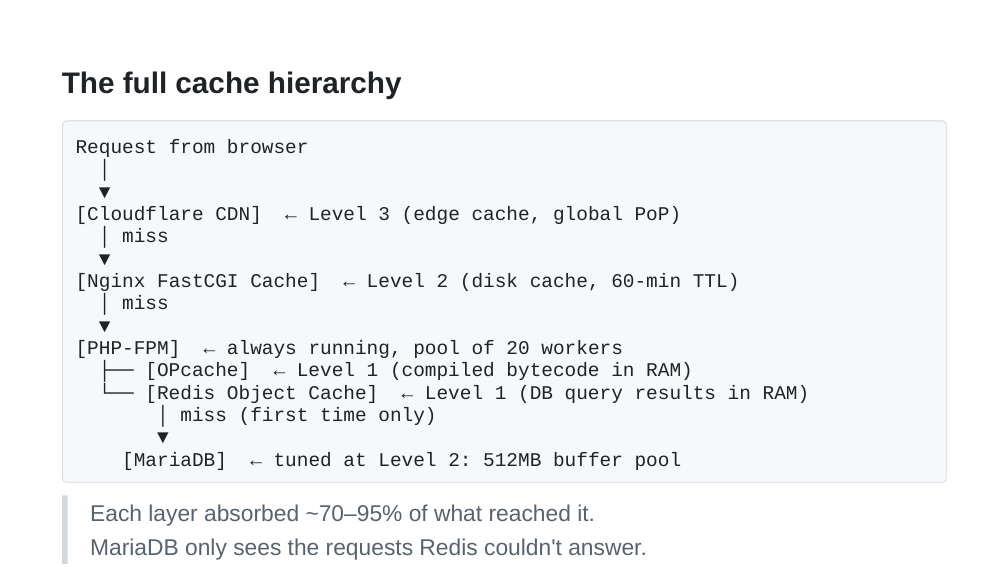
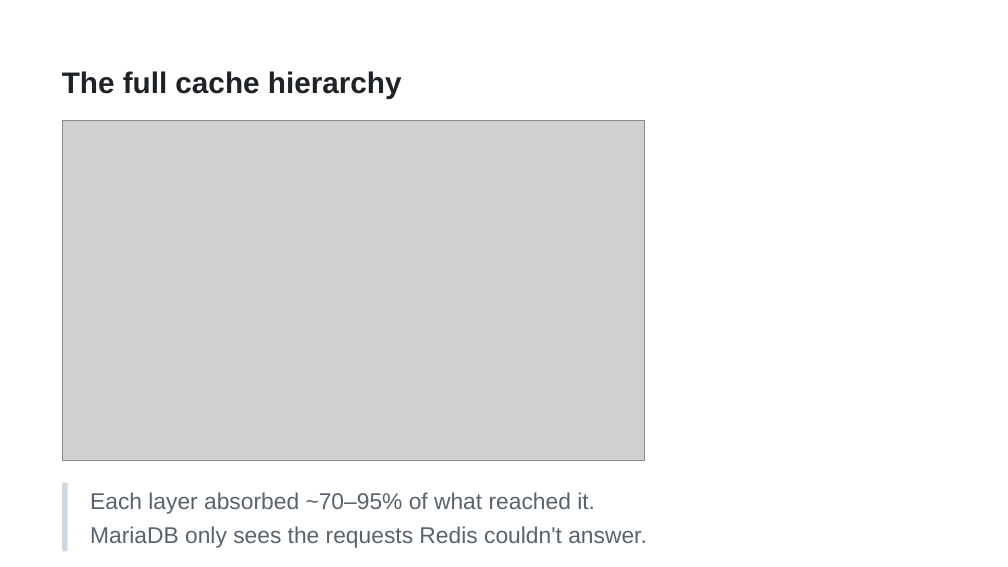
Before and after one commit to NedkoHristov/WordPress-Europe-2026, a slide deck: slide 40 of SLIDES-RICH-editable.pptx. Drawn at 1008x567 pixels with LibreOffice and Linux fonts; fonts in the diff are those of the drawing; grey boxes stand for pictures. Boxes give left, top, right and bottom in pixels: in the first picture for what was removed or moved away, otherwise in the second. Text is boxed around its words. In the diff, an @@ line names an element or a change of style, - is before the commit and + after.

```diff
--- a/SLIDES-RICH-editable.pptx
+++ b/SLIDES-RICH-editable.pptx
@@ picture added at [62,120,645,461] @@
@@ freeform shape removed at [63,121,947,482] @@
@@ freeform shape removed at [63,121,947,482] @@
@@ text removed at [76,139,309,157] @@
-Request from browser
@@ text removed at [76,157,110,178] @@
-│
@@ text removed at [76,179,110,201] @@
-▼
@@ text removed at [76,206,682,224] @@
-[Cloudflare CDN] ← Level 3 (edge cache, global PoP)
@@ text removed at [122,228,169,242] @@
-│ miss
@@ text removed at [76,246,110,268] @@
-▼
@@ text removed at [76,273,740,291] @@
-[Nginx FastCGI Cache] ← Level 2 (disk cache, 60-min TTL)
@@ text removed at [122,295,169,309] @@
-│ miss
@@ text removed at [76,313,110,335] @@
-▼
@@ text removed at [76,340,623,358] @@
-[PHP-FPM] ← always running, pool of 20 workers
@@ text removed at [145,362,693,380] @@
-├── [OPcache] ← Level 1 (compiled bytecode in RAM)
@@ text removed at [145,385,810,403] @@
-└── [Redis Object Cache] ← Level 1 (DB query results in RAM)
@@ text removed at [180,407,436,425] @@
-│ miss (first time only)
@@ text removed at [76,424,169,446] @@
-▼
@@ text removed at [122,452,682,470] @@
-[MariaDB] ← tuned at Level 2: 512MB buffer pool
@@ 2 texts, 1 freeform shape: place and size @@
-2 texts, 1 freeform shape at [62,495,647,564]
+2 texts, 1 freeform shape at [62,483,647,552]
```
Also in this commit, not shown: 3 other slides changed, 4 slides added, 4 slides removed, 22 other files.
